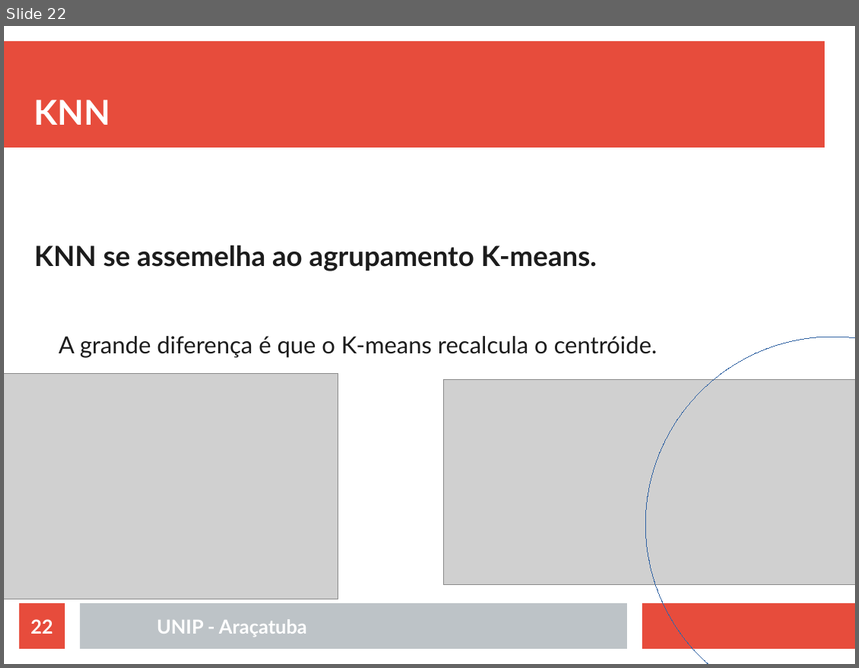
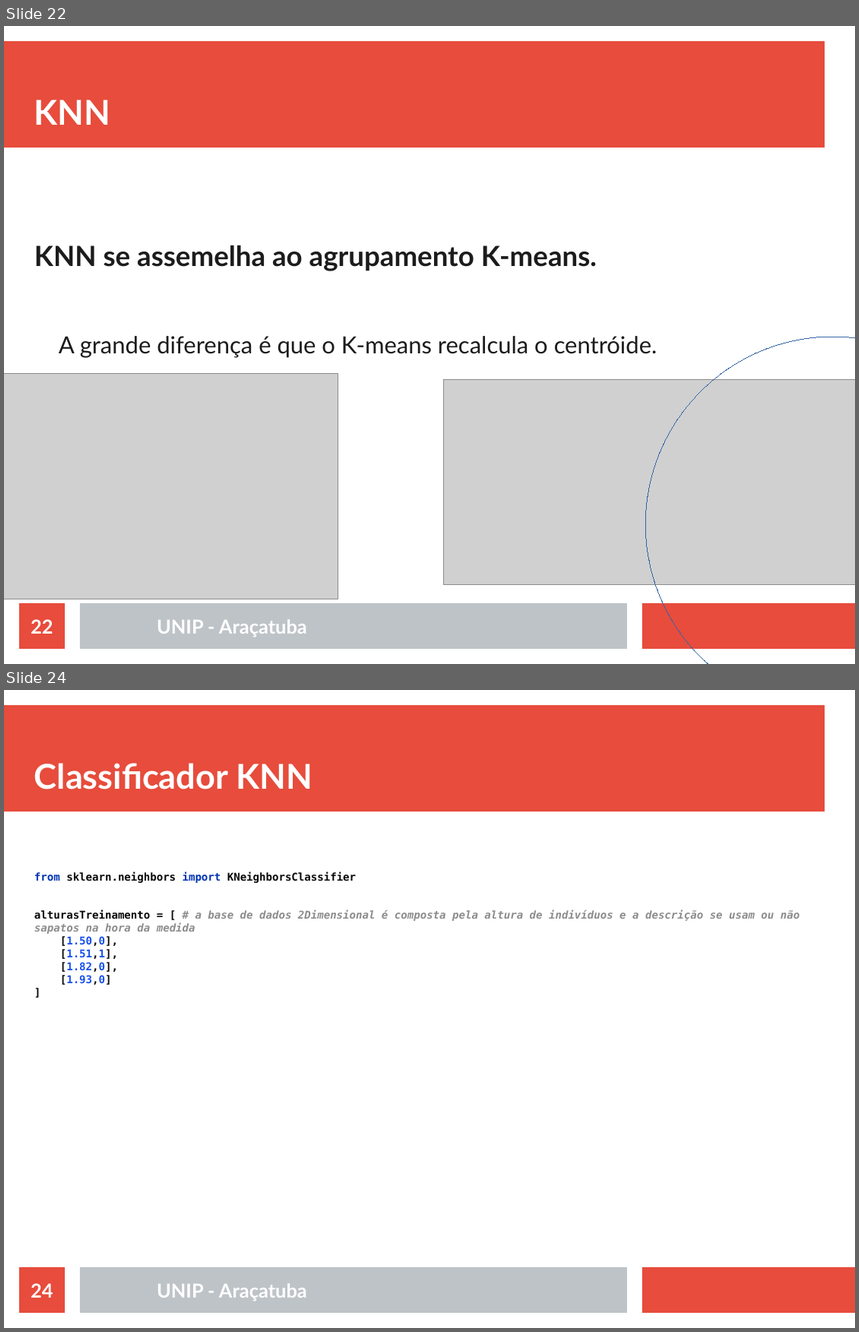
Before and after one commit to rafaelstojoao/pos-unip, a slide deck: [2020][modulo][Machine_Learning]/[aula]03[outrosAlgoritmos].odp. Shown one above the other, each under a label of ours: slide 22 before the commit, slides 22 and 24 after it; the slides between them are not shown. The pictures are 859x668 and 859x1332 pixels, drawn with LibreOffice and Linux fonts; fonts in the diff are those of the drawing; grey boxes stand for pictures. Boxes give left, top, right and bottom in pixels: in the first picture for what was removed or moved away, otherwise in the second. Text is boxed around its words. In the diff, an @@ line names an element or a change of style, - is before the commit and + after.

```diff
--- a/[2020][modulo][Machine_Learning]/[aula]03[outrosAlgoritmos].odp
+++ b/[2020][modulo][Machine_Learning]/[aula]03[outrosAlgoritmos].odp
@@ slide 24 added at (x1=4, y1=690, x2=855, y2=1328), background #FFFFFF; not listed: 3 template elements that a slide beside it also shows @@
@@ title added at (x1=34, y1=763, x2=313, y2=790), 32 pt, text #FFFFFF, bold @@
+Classificador KNN
@@ text added at (x1=34, y1=872, x2=800, y2=985), 10 pt, text #8C8C8C, bold @@
+from sklearn.neighbors import KNeighborsClassifier
+alturasTreinamento = [ # a base de dados 2Dimensional é composta pela altura de indivíduos e a descrição se usam ou não sapatos na hora da medida
+[1.50,0],
+[1.51,1],
+[1.82,0],
+[1.93,0]
+]
@@ page number added at (x1=19, y1=1268, x2=65, y2=1313), fill #E74C3C, 18 pt, text #FFFFFF, bold @@
+24
@@ text added at (x1=157, y1=1284, x2=307, y2=1301), 18 pt, text #FFFFFF, bold @@
+UNIP - Araçatuba
```
Also in this commit, not shown: 2 slides changed, 2 other slides added, 1 other file.
